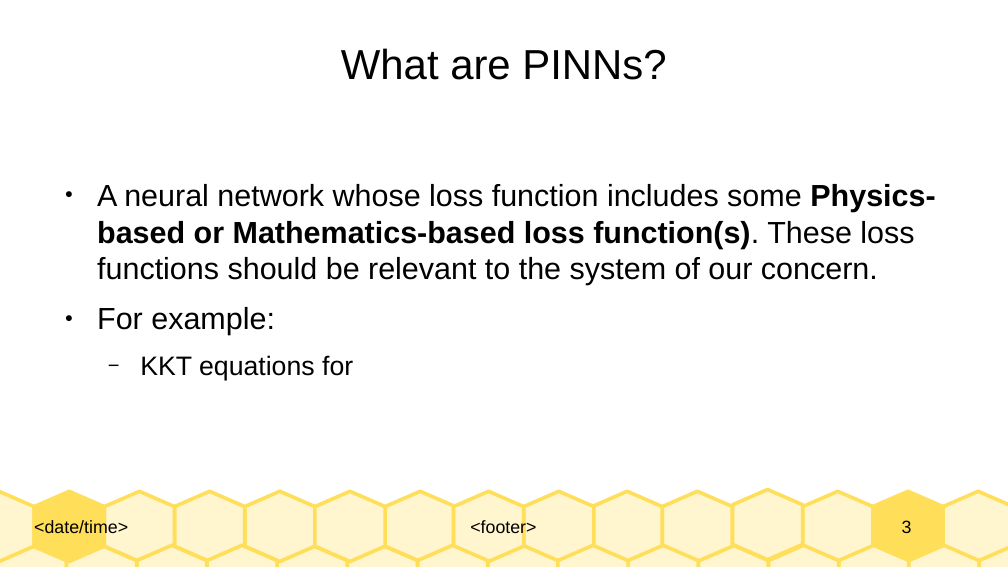
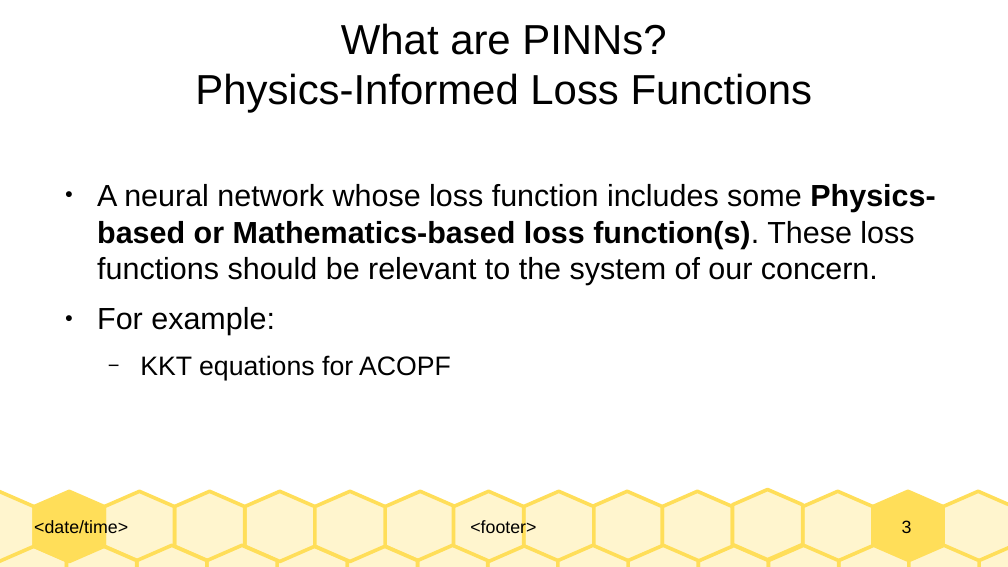
Before and after one commit to Realife-Brahmin/OriginalDocsHub, a slide deck: slide 3 of research_showcase/physicsInformedNeuralNetworks_aryan_ritwajeet_jha.odp. Drawn at 1008x567 pixels with LibreOffice and Linux fonts; fonts in the diff are those of the drawing. Boxes give left, top, right and bottom in pixels: in the first picture for what was removed or moved away, otherwise in the second. Text is boxed around its words. In the diff, an @@ line names an element or a change of style, - is before the commit and + after.

```diff
--- a/research_showcase/physicsInformedNeuralNetworks_aryan_ritwajeet_jha.odp
+++ b/research_showcase/physicsInformedNeuralNetworks_aryan_ritwajeet_jha.odp
@@ title at bbox=[195, 23, 813, 113]: text changed @@
-What are PINNs?
+What are PINNs?
+Physics-Informed Loss Functions
@@ text at bbox=[140, 355, 451, 381]: text changed @@
-  − KKT equations for
+  − KKT equations for ACOPF
```
Also in this commit, not shown: 3 slides added, 1 other file.
